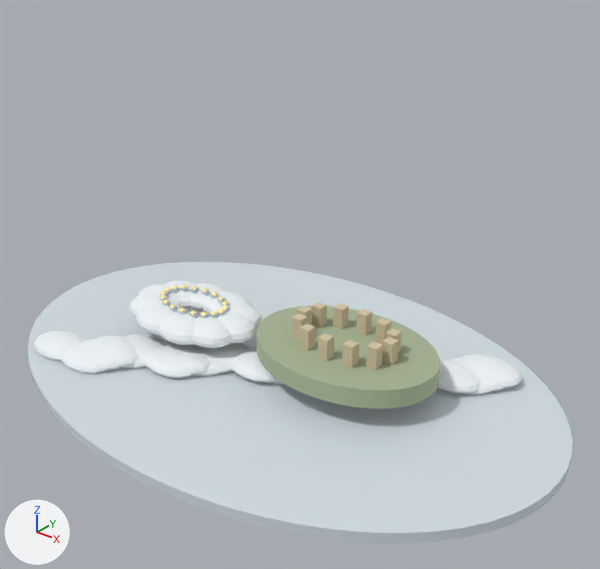
The glTF model blender-assets/runtime/skypiea-sky-system.glb as it was, and as the next commit left it.
The view is the same before and after, from a 50 mm camera at (19.9, -23.1, 18.4) aimed at (1.6, -0.3, 4.2). Every picture has the same lights, and +X, +Y and +Z are marked at lower left. The picture after the commit comes second. Where no turn or scale is listed for an object, it has been applied to the vertices.

In view in the first picture: 'Angel Island cloud 01', 'Angel Island cloud 09', 'Angel Island cloud 10', 'Cloud sea puff 01', 'Cloud sea puff 06', 'Cloud sea puff 12', 'Cloud sea puff 18', 'Cloud sea puff 21', 'Cloud sea puff 23', 'Cloud sea puff 24', 'Upper Yard solid land', 'White-White Sea' and 28 more.
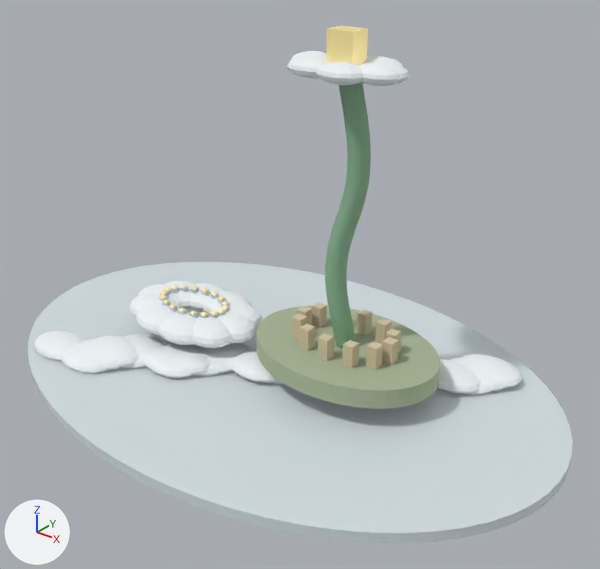
Edits to the bpy script that builds the scene:
```text
Add mat_m_giant_jack:
    mat_m_giant_jack = principled_material('M_Giant_Jack')
    mat_m_giant_jack.base_color = (0.239, 0.439, 0.263)  # greyish green #86b18c
    mat_m_giant_jack.roughness = 0.8
Add me_cube_030:
    me_cube_030.from_pydata(...)  # a box spanning x -0.55..0.55, y -0.42..0.42, z -0.75..0.75
    me_cube_030.materials.append(mat_m_belfry_gold)  # beige #eddda0, glowing yellow #887b4b
Add me_sphere_040:
    me_sphere_040.from_pydata(...)  # 100 vertices, 196 faces; spans x -0.93..0.93, y -0.72..0.72, z -0.35..0.35
    me_sphere_040.materials.append(mat_m_island_cloud)  # white #eef4f6
Add me_giant_jack:
    me_giant_jack.from_pydata(...)  # 296 vertices, 576 faces; spans x 2.4..3.9, y 0.0..1.1, z 1.74..13.06
    me_giant_jack.materials.append(mat_m_giant_jack)  # greyish green #86b18c
Add ob_golden_belfry:
    ob_golden_belfry = bpy.data.objects.new('Golden Belfry', me_cube_030)
    ob_golden_belfry.location = (3.0, 0.5, 13.15)
Add ob_belfry_cloud_7:
    ob_belfry_cloud_7 = bpy.data.objects.new('Belfry cloud 7', me_sphere_040)
    ob_belfry_cloud_7.location = (4.44, 0.25, 12.6)
Add ob_belfry_cloud_6:
    ob_belfry_cloud_6 = bpy.data.objects.new('Belfry cloud 6', me_sphere_040.copy())
    ob_belfry_cloud_6.location = (3.43, -0.36, 12.6)
Add ob_belfry_cloud_5:
    ob_belfry_cloud_5 = bpy.data.objects.new('Belfry cloud 5', me_sphere_040.copy())
    ob_belfry_cloud_5.location = (2.02, -0.18, 12.6)
Add ob_belfry_cloud_4:
    ob_belfry_cloud_4 = bpy.data.objects.new('Belfry cloud 4', me_sphere_040.copy())
    ob_belfry_cloud_4.location = (1.52, 0.63, 12.6)
Add ob_belfry_cloud_2:
    ob_belfry_cloud_2 = bpy.data.objects.new('Belfry cloud 2', me_sphere_040.copy())
    ob_belfry_cloud_2.location = (3.81, 1.26, 12.6)
Add ob_belfry_cloud_1:
    ob_belfry_cloud_1 = bpy.data.objects.new('Belfry cloud 1', me_sphere_040.copy())
    ob_belfry_cloud_1.location = (4.5, 0.5, 12.6)
Add ob_giant_jack:
    ob_giant_jack = bpy.data.objects.new('Giant Jack', me_giant_jack)
    ob_giant_jack.location = (0.0, 0.0, 0.0)
```

Changed parts and their boxes (x1, y1, x2, y2) in the pictures (600 x 569 px):
'Giant Jack', added
    after: (325, 82, 371, 347)
'Golden Belfry', added
    after: (326, 25, 368, 65)
'Belfry cloud 6', added
    after: (316, 62, 363, 85)
'Belfry cloud 7', added
    after: (358, 63, 401, 86)
'Belfry cloud 5', added
    after: (287, 56, 331, 79)
'Belfry cloud 1', added
    after: (372, 62, 409, 84)
'Belfry cloud 2', added
    after: (363, 56, 403, 67)
'Belfry cloud 4', added
    after: (291, 51, 326, 60)
